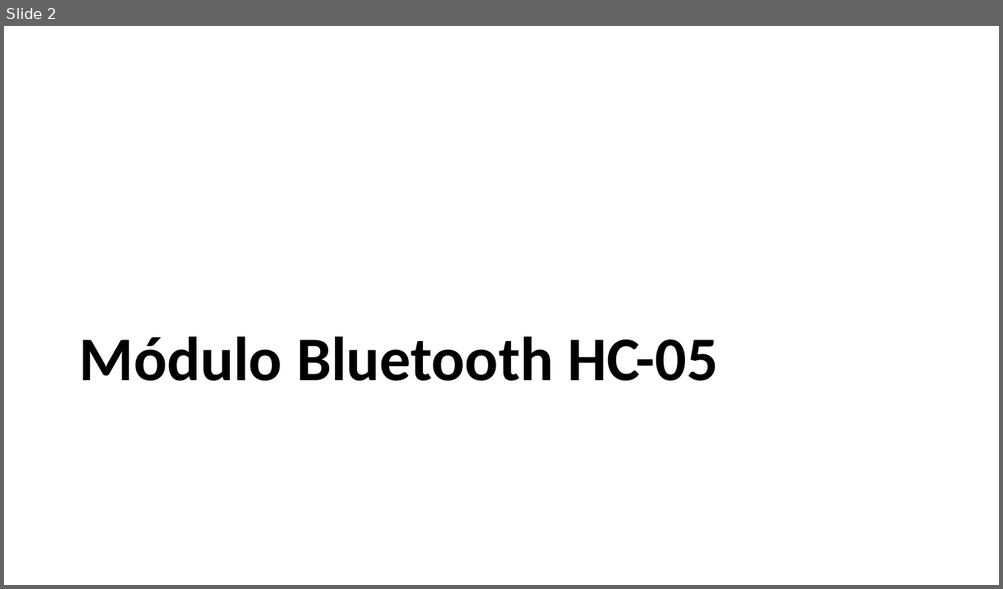
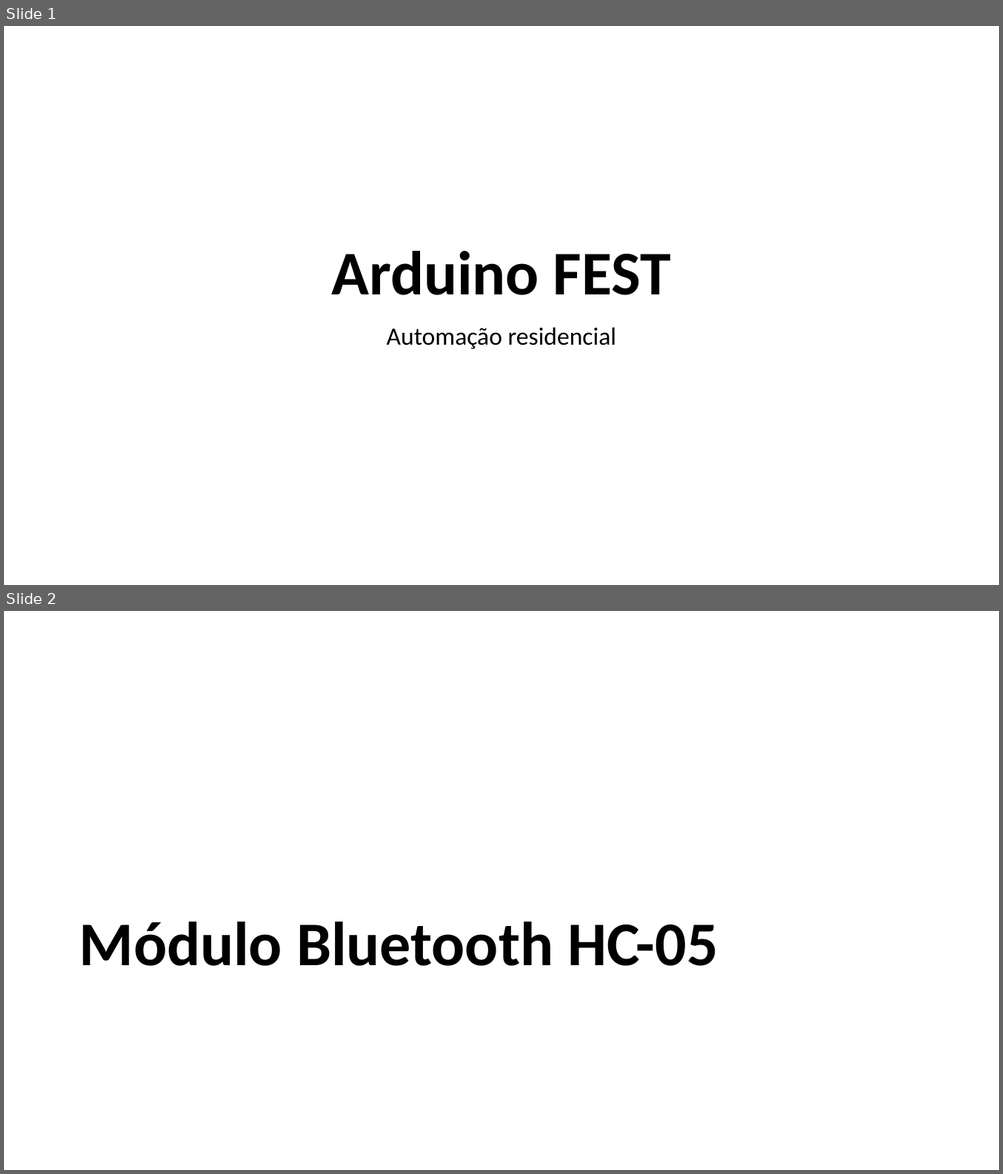
Before and after one commit to salmo-jr/public-slides, a slide deck: arduino-bluetooth.pptx. Shown one above the other, each under a label of ours: slide 2 before the commit, slides 1 and 2 after it. The pictures are 1003x589 and 1003x1174 pixels, drawn with LibreOffice and Linux fonts; fonts in the diff are those of the drawing. Boxes give left, top, right and bottom in pixels: in the first picture for what was removed or moved away, otherwise in the second. Text is boxed around its words. In the diff, an @@ line names an element or a change of style, - is before the commit and + after.

```diff
--- a/arduino-bluetooth.pptx
+++ b/arduino-bluetooth.pptx
@@ slide 1 added at <box>4,26,999,585</box>, background #FFFFFF @@
@@ title added at <box>332,251,671,295</box>, 60 pt, text #000000, bold @@
+Arduino FEST
@@ subtitle added at <box>387,327,616,349</box>, 24 pt, text #000000 @@
+Automação residencial
```
Also in this commit, not shown: 1 slide removed.
